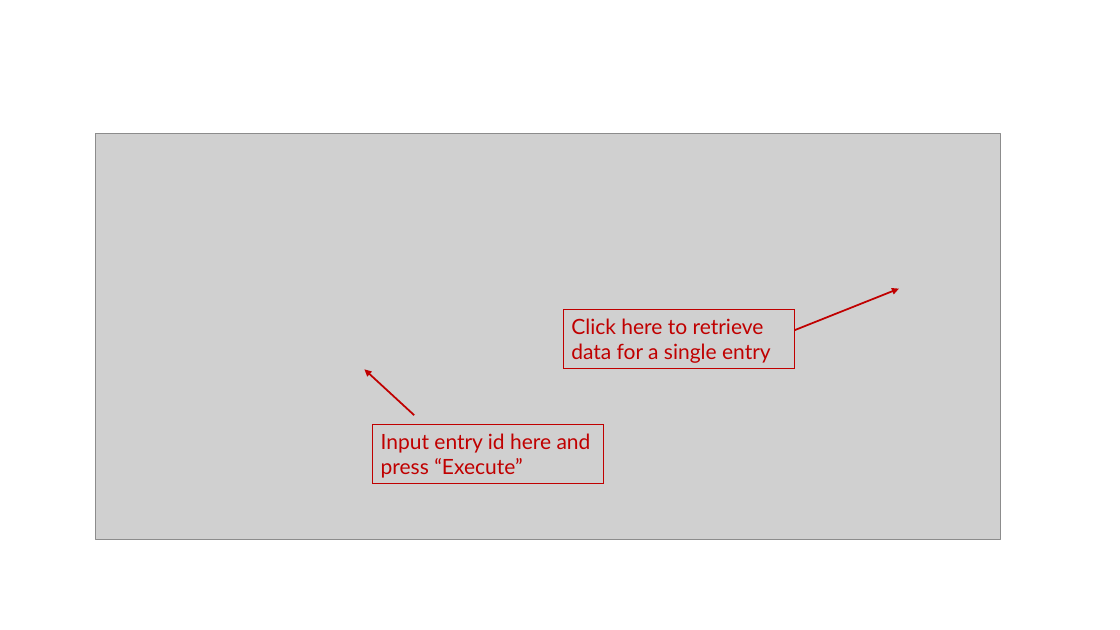
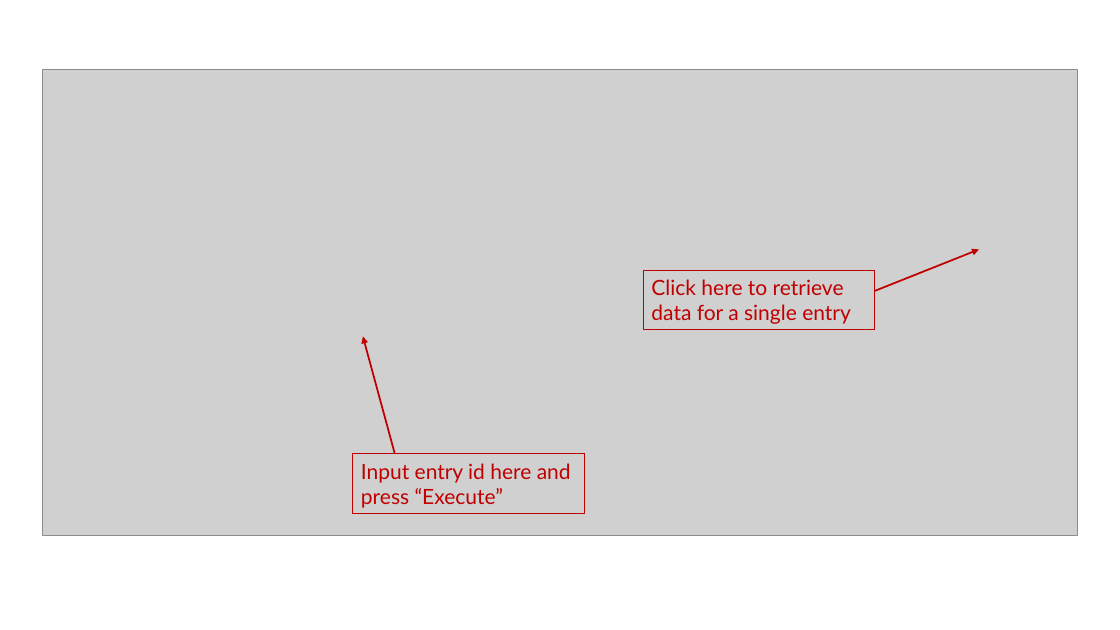
Before and after one commit to Duong-NguyenTrinhTrung/pgx-db, a slide deck: slide 9 of Tutorial.pptx (slide 8 before the commit). Drawn at 1120x630 pixels with LibreOffice and Linux fonts; fonts in the diff are those of the drawing; grey boxes stand for pictures. Boxes give left, top, right and bottom in pixels: in the first picture for what was removed or moved away, otherwise in the second. Text is boxed around its words. In the diff, an @@ line names an element or a change of style, - is before the commit and + after.

```diff
--- a/Tutorial.pptx
+++ b/Tutorial.pptx
@@ picture resized from (x1=96, y1=134, x2=1001, y2=540) to (x1=42, y1=70, x2=1078, y2=535) @@
@@ arrow moved from (795, 330) - (899, 289) to (875, 291) - (979, 250) @@
@@ rectangle "Click here to retrieve data ..." moved from (x1=563, y1=309, x2=795, y2=369) to (x1=644, y1=271, x2=875, y2=330) @@
@@ arrow moved from (414, 415) - (365, 370) to (395, 454) - (363, 337) @@
@@ rectangle "Input entry id here and ..." moved from (x1=372, y1=424, x2=604, y2=484) to (x1=353, y1=454, x2=585, y2=513) @@
```
Also in this commit, not shown: 6 other slides changed, 1 slide added, 27 other files.
